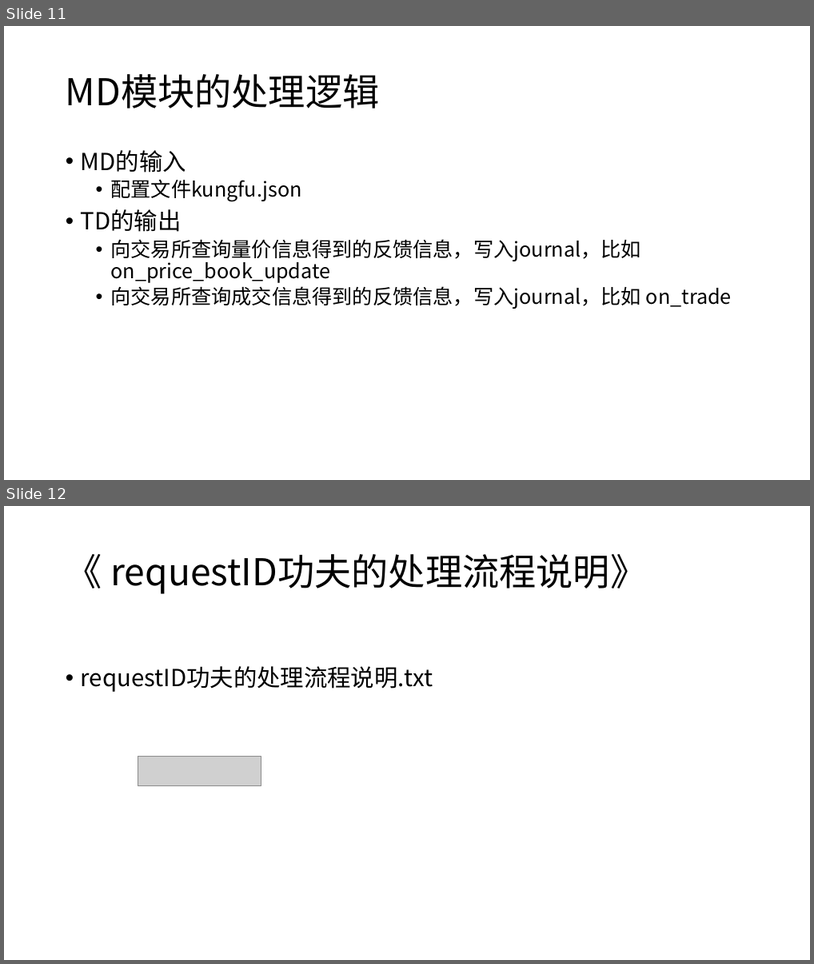
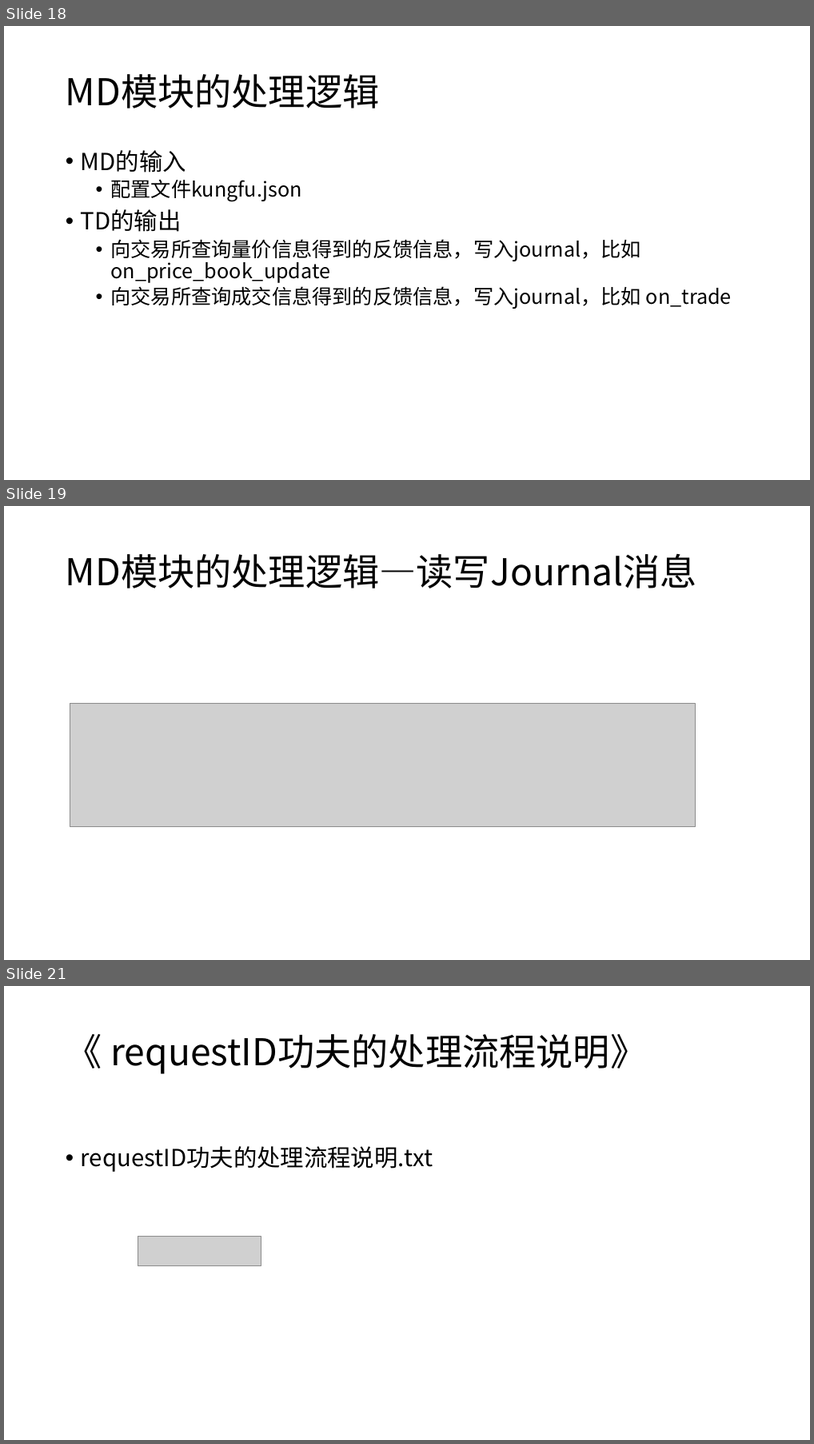
Before and after one commit to qingtiandalaoye/useful_doc, a slide deck: 虚拟货币跨交易所高频交易系统.pptx. Shown one above the other, each under a label of ours: slides 11 and 12 before the commit, slides 18, 19 and 21 after it; the slides between them are not shown. The pictures are 814x964 and 814x1444 pixels, drawn with LibreOffice and Linux fonts; fonts in the diff are those of the drawing; grey boxes stand for pictures. Boxes give left, top, right and bottom in pixels: in the first picture for what was removed or moved away, otherwise in the second. Text is boxed around its words. In the diff, an @@ line names an element or a change of style, - is before the commit and + after.

```diff
--- a/虚拟货币跨交易所高频交易系统.pptx
+++ b/虚拟货币跨交易所高频交易系统.pptx
@@ slide 19 added at [4,506,810,960], background #FFFFFF @@
@@ title added at [66,554,698,588], 44 pt, text #000000 @@
+MD模块的处理逻辑—读写Journal消息
@@ picture added at [70,703,695,826] @@
@@ what was slide 11 is now slide 18 @@
@@ what was slide 12 is now slide 21 @@
```
Also in this commit, not shown: 1 slide changed, 10 other slides added.
